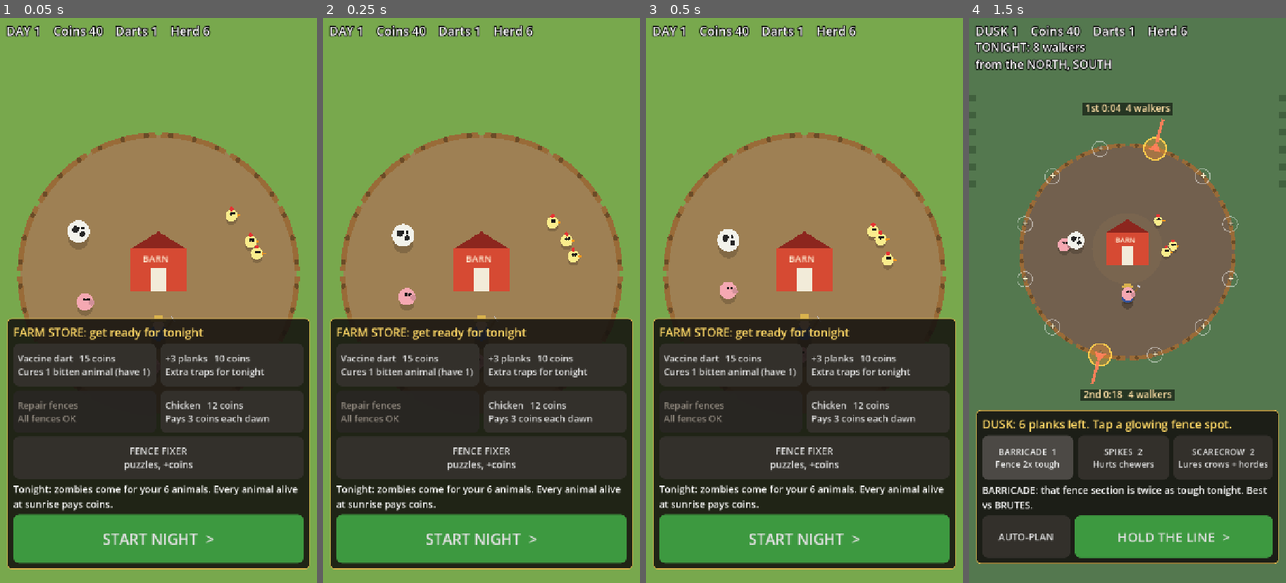
Above: before the commit, frames 1-4 (left to right).
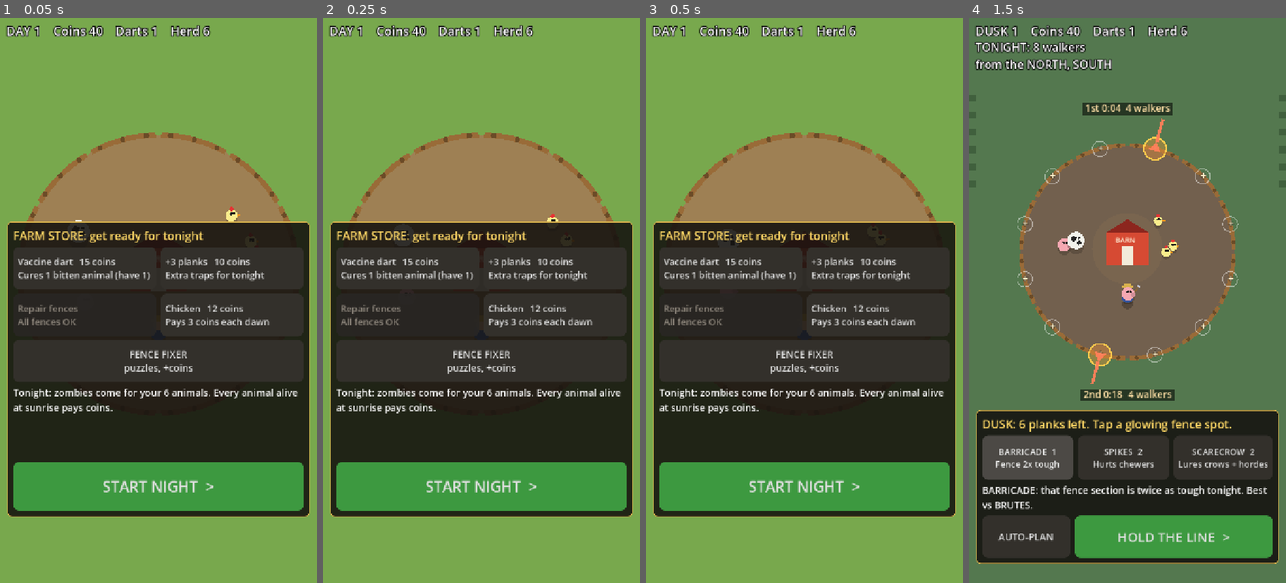
Above: after the commit, the same moments.

Repository: Ghettobreeze/DeadStock
Game: Godot game, scene res://main.tscn
Two runs of this game, one before a commit and one after it. Both use one fixed random seed, a clock stepped at 60 frames per second and the inputs below.
Inputs:
- Up to frame 1 (0.05 s): no input
- Up to frame 2 (0.25 s): no input
- Up to frame 3 (0.5 s): no input
- Up to frame 4 (1.5 s): click "START NIGHT >" at 0.5 s; click "BARRICADE 1 Fence 2x tough" at 1.25 s

The runs differ from the first frame. In frame 1, 38% of the frame differs, in the area x 2-98%, y 36-98%; in frame 2, 38%; in frame 3, 38%; in frame 4, nothing differs.

Commit message:
Fix: store ran off the bottom of phone screens from day 2
The Farm Store is now a fixed-size panel: the item list scrolls and START NIGHT is pinned
at the bottom, so unlocking more items can never push it off-screen.

Co-Authored-By: Claude Opus 5.5 <noreply@anthropic.com>
Claude-Session: https://claude.ai/code/session_01K54oatBduiVAkbQ2hsbHa8

Diff:
--- a/scripts/main.gd
+++ b/scripts/main.gd
@@ -2592,19 +2592,34 @@
 	# ---- farm store v2: 2 columns, 92 px (46 dp) rows, short benefit line, progressive unlocks
 	shop_panel.queue_free()
 	shop_buttons.clear()
-	shop_panel = _panel(Vector2(16, screen.y - 600), Vector2(screen.x - 32, 0))
-	var v := VBoxContainer.new()
-	v.add_theme_constant_override("separation", 8)
-	shop_panel.add_child(v)
+	# fixed-size panel: the item list scrolls, START NIGHT is pinned at the bottom so it can never
+	# be pushed off-screen as more items unlock (phone bug: day 2 couldn't be started)
+	var store_top: float = screen.y * 0.36
+	var store_h: float = screen.y - store_top - 150.0
+	shop_panel = _panel(Vector2(16, store_top), Vector2(screen.x - 32, store_h))
+	shop_panel.custom_minimum_size = Vector2(screen.x - 32, store_h)
+	var outer := VBoxContainer.new()
+	outer.add_theme_constant_override("separation", 8)
+	shop_panel.add_child(outer)
 	var head := Label.new()
 	head.text = "FARM STORE: get ready for tonight"
 	head.add_theme_font_size_override("font_size", 26)
 	head.add_theme_color_override("font_color", Color(1, 0.85, 0.4))
-	v.add_child(head)
+	outer.add_child(head)
+	var scroll := ScrollContainer.new()
+	scroll.size_flags_vertical = Control.SIZE_EXPAND_FILL
+	scroll.horizontal_scroll_mode = ScrollContainer.SCROLL_MODE_DISABLED
+	scroll.vertical_scroll_mode = ScrollContainer.SCROLL_MODE_AUTO
+	outer.add_child(scroll)
+	var v := VBoxContainer.new()
+	v.add_theme_constant_override("separation", 8)
+	v.size_flags_horizontal = Control.SIZE_EXPAND_FILL
+	scroll.add_child(v)
 	var grid := GridContainer.new()
 	grid.columns = 2
 	grid.add_theme_constant_override("h_separation", 10)
 	grid.add_theme_constant_override("v_separation", 10)
+	grid.size_flags_horizontal = Control.SIZE_EXPAND_FILL
 	v.add_child(grid)
 	for item in ["vaccine", "planks", "repair", "chicken", "fork", "fence", "pig", "cow", "train_chicken", "train_pig", "train_cow"]:
 		var btn := _big_button("", 96, 21)
@@ -2623,11 +2638,11 @@
 	goal_label = Label.new()
 	goal_label.add_theme_font_size_override("font_size", 22)
 	goal_label.autowrap_mode = TextServer.AUTOWRAP_WORD_SMART
-	goal_label.custom_minimum_size = Vector2(screen.x - 70, 0)
+	goal_label.custom_minimum_size = Vector2(screen.x - 90, 0)
 	v.add_child(goal_label)
 	var start := _big_button("START NIGHT  >", 110, 34, Color(0.24, 0.6, 0.25))
 	start.pressed.connect(start_night)
-	v.add_child(start)
+	outer.add_child(start)
 	# ---- dusk panel v2
 	dusk_panel.queue_free()
 	piece_buttons.clear()
